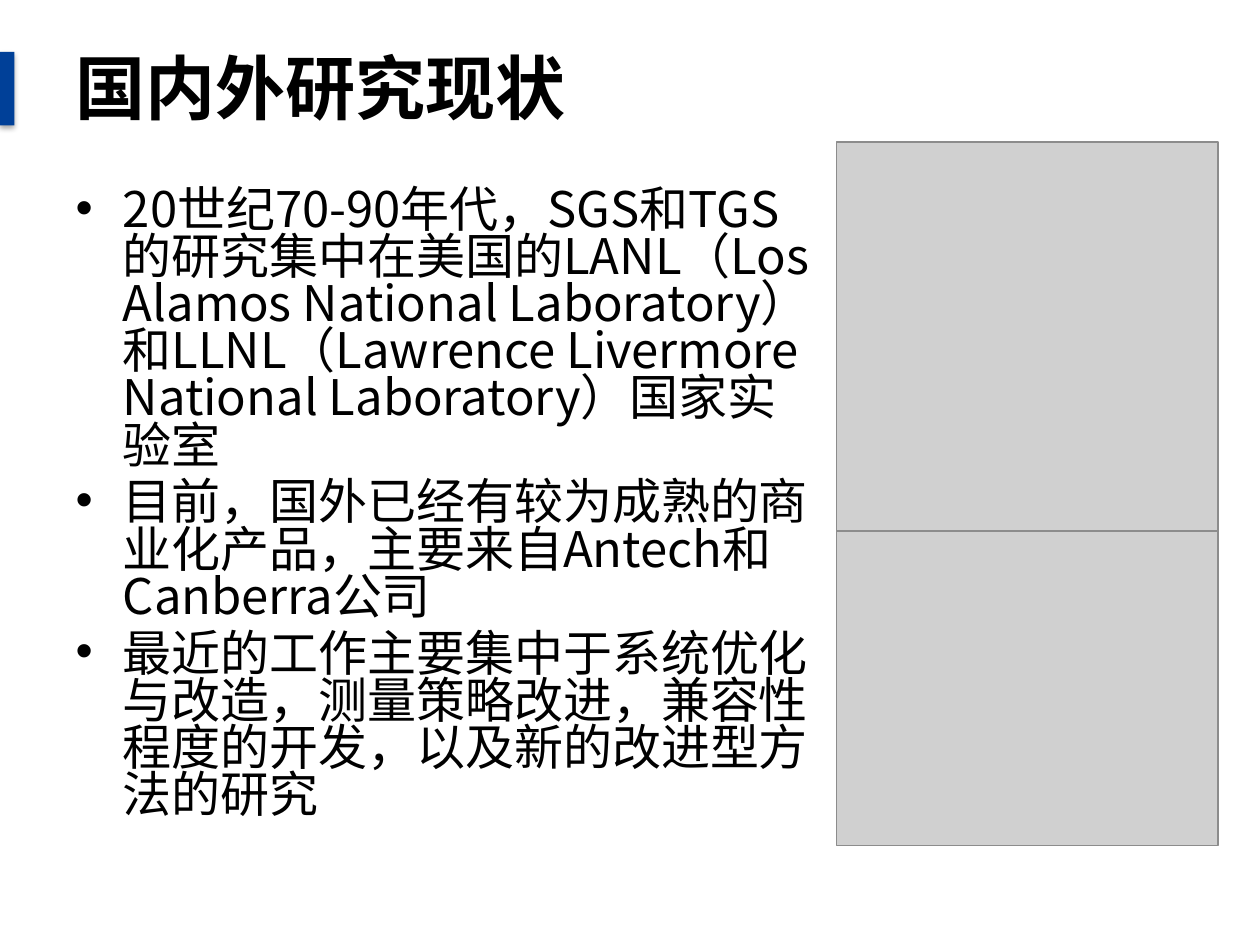
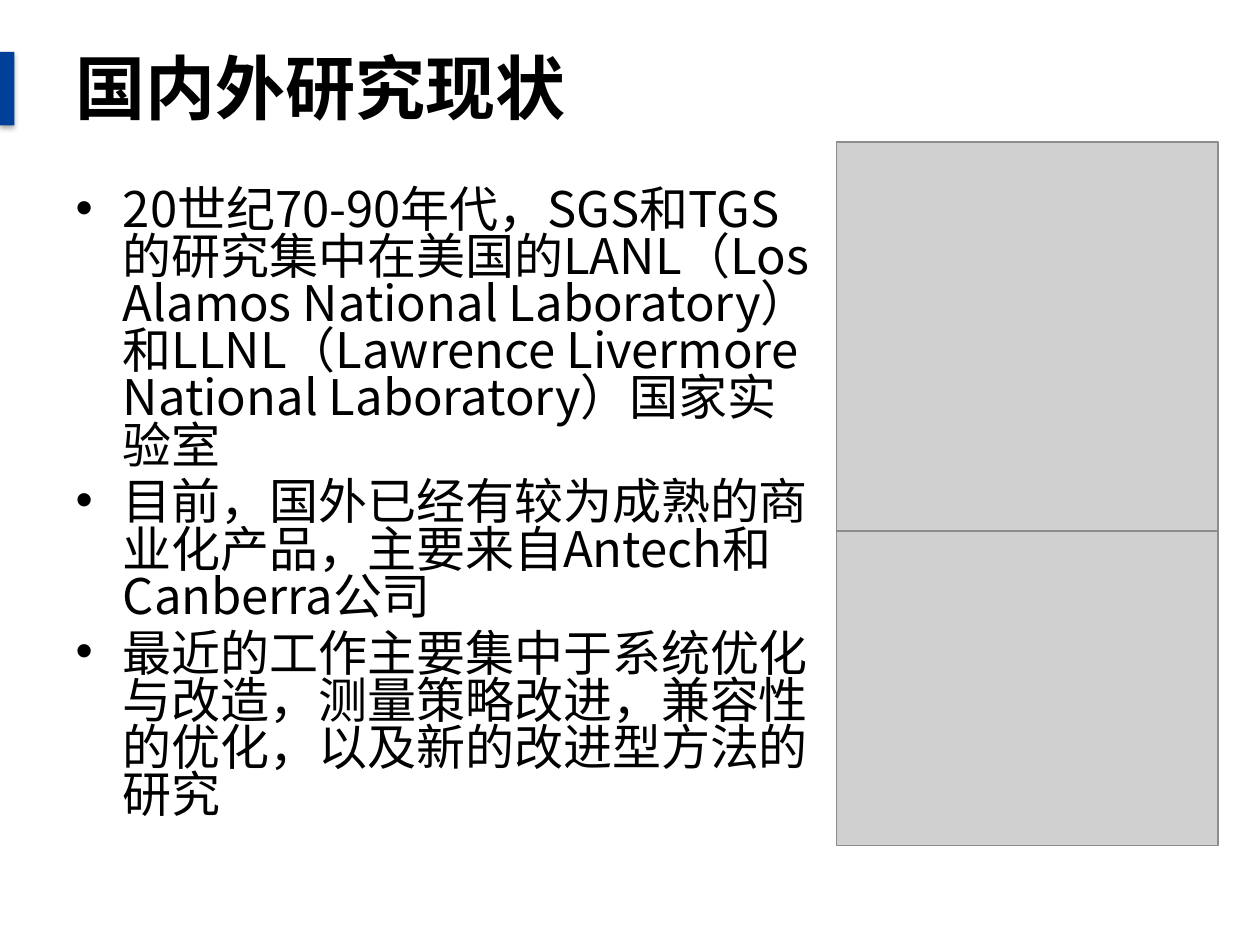
Before and after one commit to danxibao/NDAPapers, a slide deck: slide 6 of 毕业答辩报告.pptx. Drawn at 1260x945 pixels with LibreOffice and Linux fonts; fonts in the diff are those of the drawing; grey boxes stand for pictures; background and template pictures are left out. Boxes give left, top, right and bottom in pixels: in the first picture for what was removed or moved away, otherwise in the second. Text is boxed around its words. In the diff, an @@ line names an element or a change of style, - is before the commit and + after.

```diff
--- a/毕业答辩报告.pptx
+++ b/毕业答辩报告.pptx
@@ text at box(123, 629, 808, 816): text changed @@
-• 最近的工作主要集中于系统优化与改造，测量策略改进，兼容性程度的开发，以及新的改进型方法的研究
+• 最近的工作主要集中于系统优化与改造，测量策略改进，兼容性的优化，以及新的改进型方法的研究
```
Also in this commit, not shown: 5 other files.
